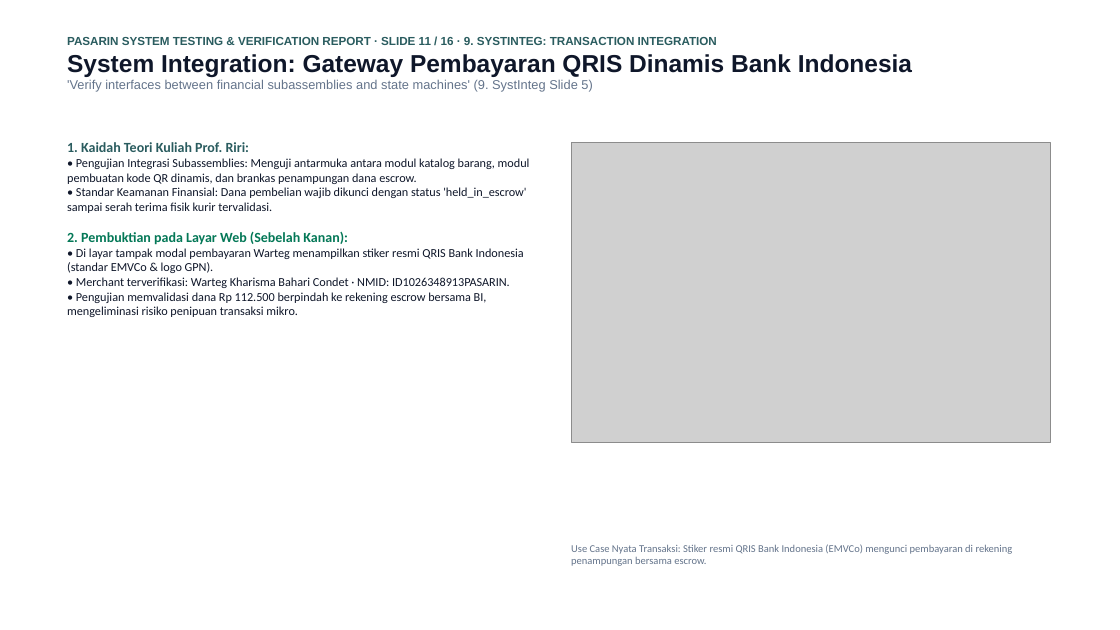
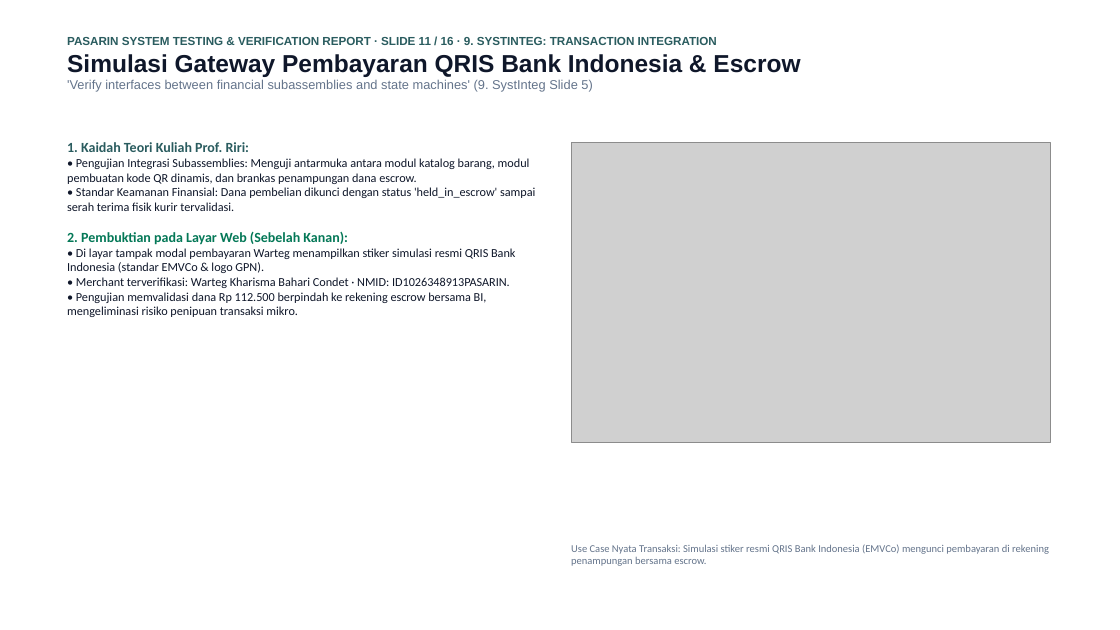
Before and after one commit to mrshlaf/pasarin, a slide deck: slide 11 of LAPORAN_PENGUJIAN_DAN_VERIFIKASI_SISTEM_PASARIN.pptx. Drawn at 1120x630 pixels with LibreOffice and Linux fonts; fonts in the diff are those of the drawing; grey boxes stand for pictures. Boxes give left, top, right and bottom in pixels: in the first picture for what was removed or moved away, otherwise in the second. Text is boxed around its words. In the diff, an @@ line names an element or a change of style, - is before the commit and + after.

```diff
--- a/LAPORAN_PENGUJIAN_DAN_VERIFIKASI_SISTEM_PASARIN.pptx
+++ b/LAPORAN_PENGUJIAN_DAN_VERIFIKASI_SISTEM_PASARIN.pptx
@@ text at [67, 54, 800, 77]: text changed @@
-System Integration: Gateway Pembayaran QRIS Dinamis Bank Indonesia
+Simulasi Gateway Pembayaran QRIS Bank Indonesia & Escrow
@@ text at [67, 158, 535, 211]: text changed @@
-• Pengujian Integrasi Subassemblies: Menguji antarmuka antara modul katalog barang, modul pembuatan kode QR dinamis, dan brankas penampungan dana escrow.
-• Standar Keamanan Finansial: Dana pembelian wajib dikunci dengan status 'held_in_escrow' sampai serah terima fisik kurir tervalidasi.
+• Pengujian Integrasi Subassemblies: Menguji antarmuka antara modul katalog barang, modul pembuatan kode QR dinamis, dan brankas penampungan dana escrow.
+• Standar Keamanan Finansial: Dana pembelian dikunci dengan status 'held_in_escrow' sampai serah terima fisik kurir tervalidasi.
@@ text at [67, 248, 515, 317]: text changed @@
-• Di layar tampak modal pembayaran Warteg menampilkan stiker resmi QRIS Bank Indonesia (standar EMVCo & logo GPN).
-• Merchant terverifikasi: Warteg Kharisma Bahari Condet · NMID: ID1026348913PASARIN.
-• Pengujian memvalidasi dana Rp 112.500 berpindah ke rekening escrow bersama BI, mengeliminasi risiko penipuan transaksi mikro.
+• Di layar tampak modal pembayaran Warteg menampilkan stiker simulasi resmi QRIS Bank Indonesia (standar EMVCo & logo GPN).
+• Merchant terverifikasi: Warteg Kharisma Bahari Condet · NMID: ID1026348913PASARIN.
+• Pengujian memvalidasi dana Rp 112.500 berpindah ke rekening escrow bersama BI, mengeliminasi risiko penipuan transaksi mikro.
@@ text at [571, 544, 1049, 566]: text changed @@
-Use Case Nyata Transaksi: Stiker resmi QRIS Bank Indonesia (EMVCo) mengunci pembayaran di rekening penampungan bersama escrow.
+Use Case Nyata Transaksi: Simulasi stiker resmi QRIS Bank Indonesia (EMVCo) mengunci pembayaran di rekening penampungan bersama escrow.
```
Also in this commit, not shown: 10 other slides changed, 2 other files.
